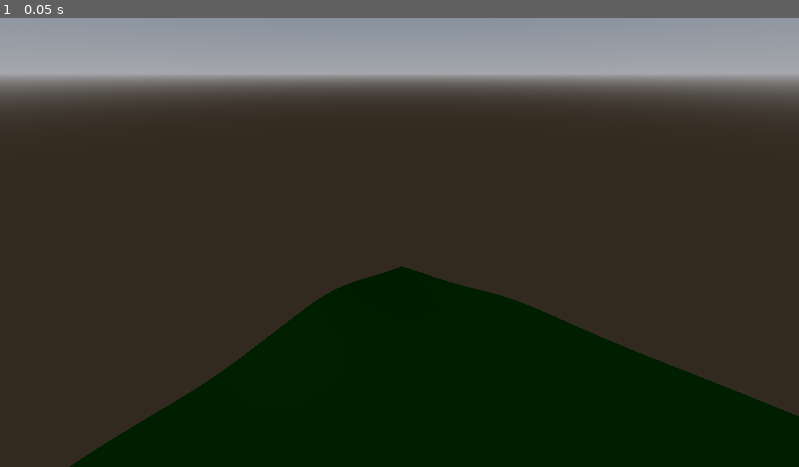
Above: before the commit, frame 1.
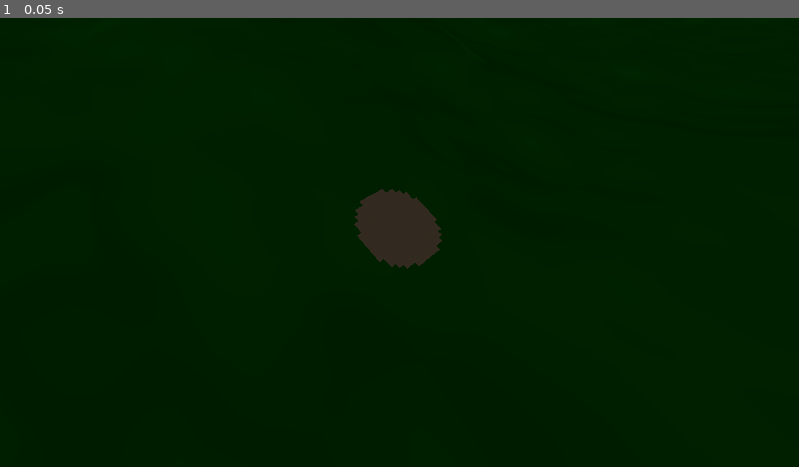
Above: after the commit, the same moment.

Repository: ShunNebula/MadeInAbyss
Game: Godot game, scene res://main.tscn
The game is run twice, just before and just after one commit, with the same random seed, the same clock (stepped at 60 frames per second) and the same inputs.
Inputs:
- Up to frame 1 (0.05 s): no input

The runs differ from the first frame. In frame 1, 74% of the frame differs, in the area x 0-100%, y 0-100%.

Commit message:
Implement AbyssManager for layer loading and unloading

Diff:
--- a/Scenes/Layers/Layer_01_Edge.tscn
+++ b/Scenes/Layers/Layer_01_Edge.tscn
@@ -1,6 +1,12 @@
-[gd_scene load_steps=2 format=3 uid="uid://bdg2eojc73pmb"]
+[gd_scene load_steps=3 format=3 uid="uid://bdg2eojc73pmb"]
 
 [ext_resource type="Script" uid="uid://7vp7erp0alom" path="res://Scripts/Generators/Layers/Layer_01_Generator.gd" id="1_8hnpc"]
+[ext_resource type="Material" uid="uid://dq5kphr7dtk4u" path="res://Materials/ground_material.tres" id="2_47hoo"]
 
 [node name="Layer01Edge" type="Node3D"]
 script = ExtResource("1_8hnpc")
+size_x = 1000
+size_z = 1000
+height_multiplier = 100.0
+persistence = 100.0
+surface_material = ExtResource("2_47hoo")
--- /dev/null
+++ b/Scripts/AbyssManager.gd
@@ -0,0 +1,56 @@
+extends Node
+
+# --- Конфигурация слоёв ---
+# Словрь, где ключ - это номер слоя, а значение - путь к его сцене.
+const LAYER_SCENES = {
+	1: "res://Scenes/Layers/Layer_01_Edge.tscn"
+}
+
+# --- Состояние игры ---
+var current_layers_index: int = 0
+var current_layer_node: Node3D = null
+
+# --- Ссылки на другие узлы ---
+# Мы получим ссылку на узел-контейнер в главной сцене.
+# @onready - это специальный синтаксис, который гарантирует,
+# что get_node будет вызван только когда сцена будет готова.
+@onready var layer_container = get_tree().get_root().get_node("Main/LayerContainer")
+
+# Called when the node enters the scene tree for the first time.
+func _ready() -> void:
+	print("AbyssManager is ready.")
+	# Загружаем первый слой при старте игры
+	load_layer(1)
+
+func load_layer(layer_index: int):
+	print("Loading layer %d..." % layer_index)
+
+	# Проверяем, существует ли сцена для этого слоя.
+	if not LAYER_SCENES.has(layer_index):
+		print("ERROR: Layer %d scene not found in LAYER_SCENE." % layer_index)
+		return
+
+	# 1. Выгружаем предыдущий слой, если он существует.
+	if current_layer_node != null:
+		current_layer_node.queue_free()
+		current_layer_node = null
+
+	# 2. Загружаем ресурсы сцены.
+	var layer_scene_resource = load(LAYER_SCENES[layer_index])
+	if layer_scene_resource == null:
+		print("ERROR: Failed to load scene resource for leayer %d." % layer_index)
+		return
+
+	# 3. Создаём инстанс (экземпляр) сцены.
+	current_layer_node = layer_scene_resource.instantiate()
+
+	# 4. Добавляем новый слой в сцену (в узел-контейнер).
+	layer_container.add_child(current_layer_node)
+
+	# 4.5. Запускаем генерацию на добавленном слое
+	if current_layer_node.has_method("generate_layer"):
+		current_layer_node.generate_layer()
+
+	# 5. Обновляем состояние
+	current_layers_index = layer_index
+	print("Layer %d loaded successfully." % layer_index)
--- a/Scripts/Generators/Layers/Layer_01_Generator.gd
+++ b/Scripts/Generators/Layers/Layer_01_Generator.gd
@@ -18,10 +18,12 @@
 
 # Called when the node enters the scene tree for the first time.
 func _ready():
-	print("SurfaceGenerator is ready. Type: ", get_class()) # Проверим тип узла
+	print("Layer 01 Generator is ready.")
+	#generate_surface()
+
+func generate_layer():
 	terrain_mesh_instance = MeshInstance3D.new()
 	add_child(terrain_mesh_instance)
-	print("MeshInstance3D added as child. Parent class: ", terrain_mesh_instance.get_parent().get_class())
 	generate_surface()
 
 # Функция для получения высоты в точке (x, z)
--- a/main.tscn
+++ b/main.tscn
@@ -1,7 +1,4 @@
-[gd_scene load_steps=6 format=3 uid="uid://b7wbks55riw6h"]
-
-[ext_resource type="PackedScene" uid="uid://bdg2eojc73pmb" path="res://Scenes/Layers/Layer_01_Edge.tscn" id="1_ig7tw"]
-[ext_resource type="Material" uid="uid://dq5kphr7dtk4u" path="res://Materials/ground_material.tres" id="2_0xm2m"]
+[gd_scene load_steps=4 format=3 uid="uid://b7wbks55riw6h"]
 
 [sub_resource type="ProceduralSkyMaterial" id="ProceduralSkyMaterial_7dm0k"]
 sky_top_color = Color(0.38431373, 0.45490196, 0.54901963, 1)
@@ -22,11 +19,7 @@
 [node name="WorldEnvironment" type="WorldEnvironment" parent="."]
 environment = SubResource("Environment_0xm2m")
 
-[node name="LayerContainer" parent="." instance=ExtResource("1_ig7tw")]
-transform = Transform3D(-10, 0, 8.742278e-07, 0, 10, 0, -8.742278e-07, 0, -10, 0, 0, 0)
-height_multiplier = 100.0
-persistence = 100.0
-surface_material = ExtResource("2_0xm2m")
+[node name="Camera3D" type="Camera3D" parent="."]
+transform = Transform3D(0.70710677, -0.49999997, 0.49999997, 0, 0.70710677, 0.70710677, -0.70710677, -0.49999997, 0.49999997, 30, 80, 30)
 
-[node name="Camera3D" type="Camera3D" parent="."]
-transform = Transform3D(0.7071067, -0.35355338, 0.61237234, 0, 0.8660254, 0.49999997, -0.7071067, -0.35355338, 0.61237234, 0, 748.9659, 5)
+[node name="LayerContainer" type="Node3D" parent="."]
--- a/project.godot
+++ b/project.godot
@@ -18,3 +18,4 @@
 [autoload]
 
 Global="*res://Scripts/Global.gd"
+AbyssManager="*res://Scripts/AbyssManager.gd"
Not shown, added: Scripts/AbyssManager.gd.uid
